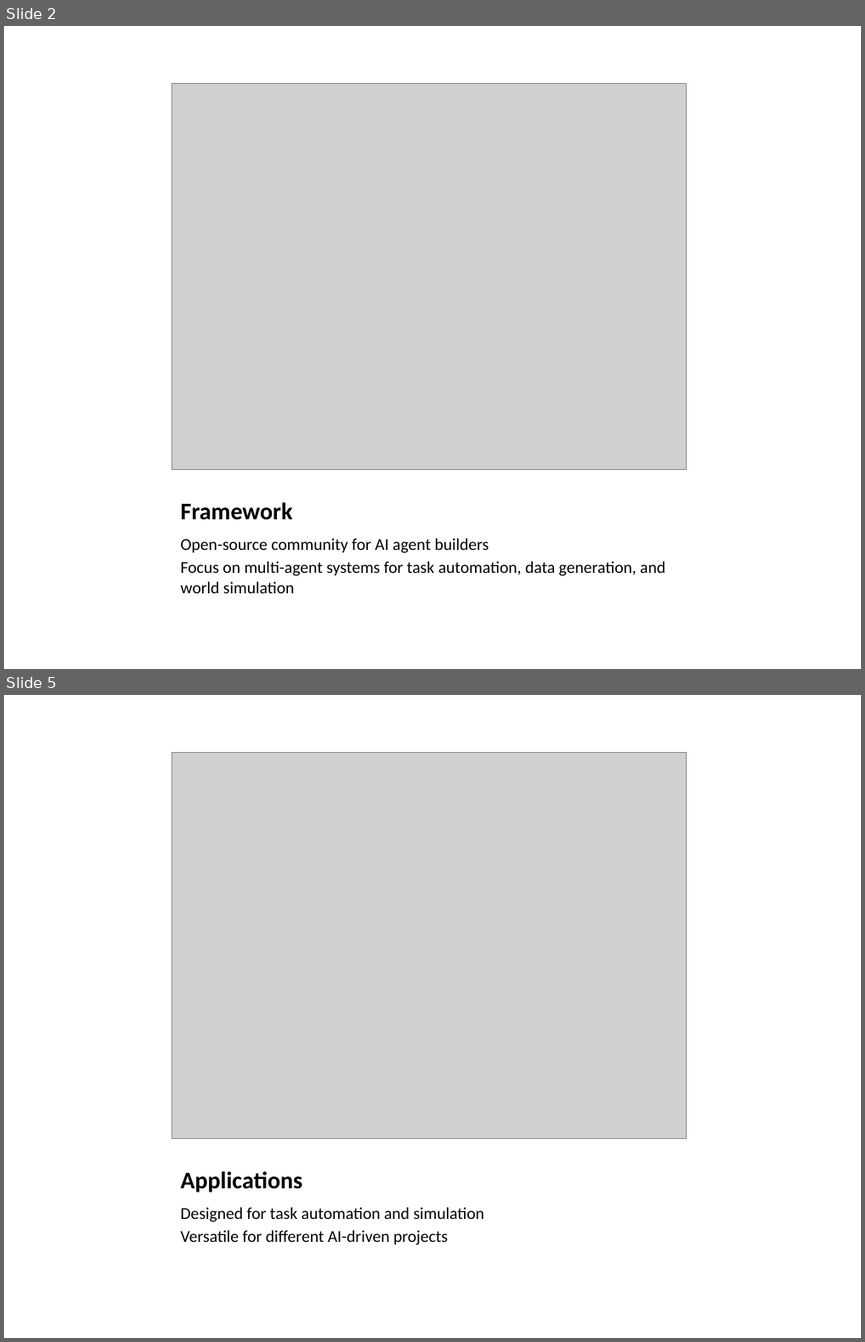
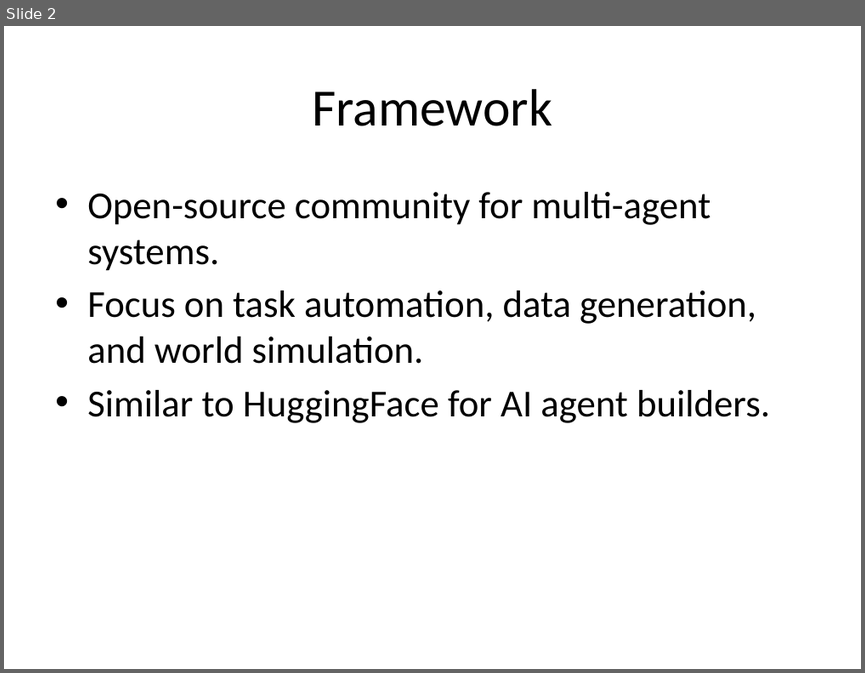
Before and after one commit to echo-yiyiyi/camel, a slide deck: pptx_outputs/CAMEL-AI_Presentation.pptx. Shown one above the other, each under a label of ours: slides 2 and 5 before the commit, slide 2 after it; the slides between them are not shown. The pictures are 865x1342 and 865x673 pixels, drawn with LibreOffice and Linux fonts; fonts in the diff are those of the drawing; grey boxes stand for pictures. Boxes give left, top, right and bottom in pixels: in the first picture for what was removed or moved away, otherwise in the second. Text is boxed around its words. In the diff, an @@ line names an element or a change of style, - is before the commit and + after.

```diff
--- a/pptx_outputs/CAMEL-AI_Presentation.pptx
+++ b/pptx_outputs/CAMEL-AI_Presentation.pptx
@@ slide 5 removed at (4,695,861,1338), background #FFFFFF @@
@@ picture removed at (172,753,686,1138) @@
@@ title removed at (181,1171,303,1192) @@
-Applications
@@ text removed at (181,1207,484,1245) @@
-Designed for task automation and simulation
-Versatile for different AI-driven projects
@@ slide 2 changed as well @@
@@ title "Framework": place and size @@
-title "Framework" at (181,502,293,520)
+title "Framework" at (312,89,552,126)
@@ title "Framework" at (312,89,552,126): size 20 to 44 pt, bold off; alignment left to centre; vertical alignment bottom to middle @@
@@ picture removed at (172,84,686,469) @@
@@ text at (87,192,770,423): text changed; size 14 to 32 pt @@
-Open-source community for AI agent builders
-Focus on multi-agent systems for task automation, data generation, and world simulation
+• Open-source community for multi-agent systems.
+• Focus on task automation, data generation, and world simulation.
+• Similar to HuggingFace for AI agent builders.
```
Also in this commit, not shown: 1 other slide changed, 3 slides added, 2 other slides removed, 53 other files.
